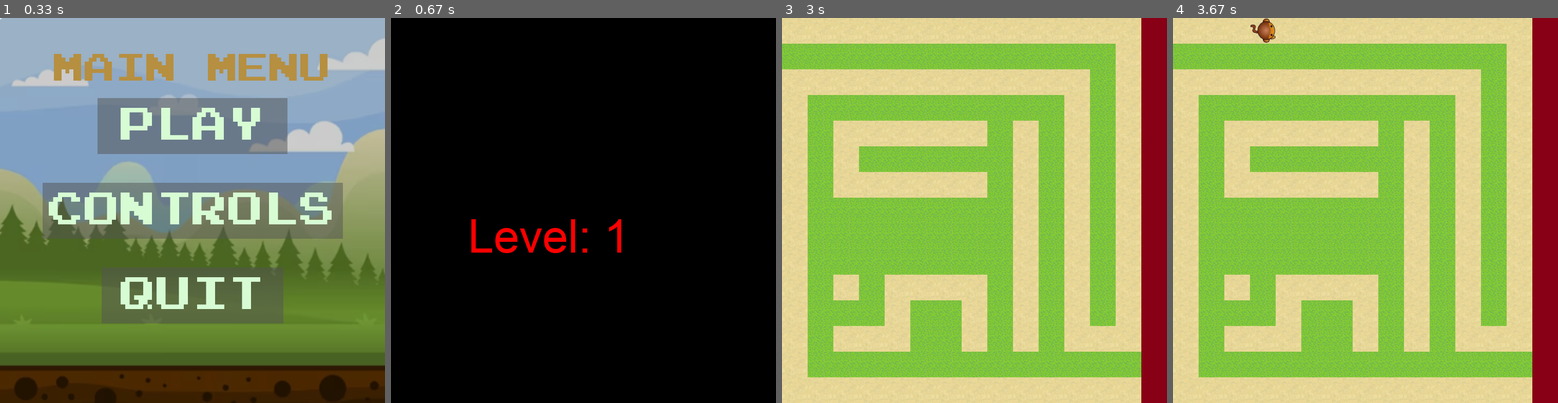
Above: before the commit, frames 1-4 (left to right).
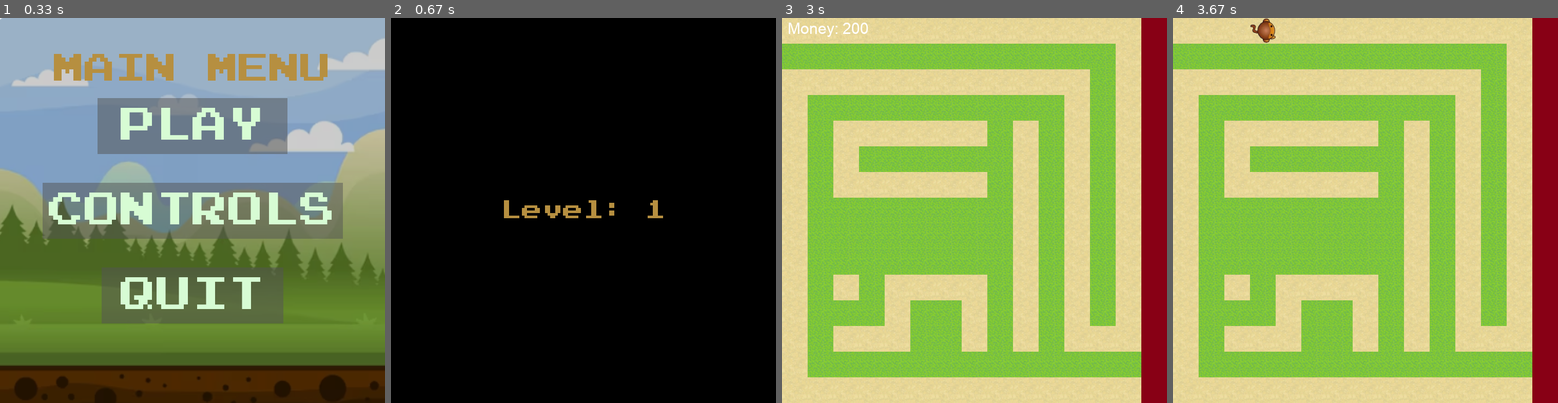
Above: after the commit, the same moments.

Repository: ItzBerkPower/Pygame-Tower-Defense
Game: pygame game, started from main.py
Same seed, same stepped clock (60 frames per second), same inputs: the game is played once before the commit and once after it.
Inputs (mouse positions are in pixels of both pictures, inside the frame that each line leads up to):
- Up to frame 1 (0.33 s): no input
- Up to frame 2 (0.67 s): click "PLAY" at 0.38 s
- Up to frame 3 (3 s): no input
- Up to frame 4 (3.67 s): tap Space at 3.17 s; click (1219, 29) at 3.6 s, where only the run after the commit has a clickable "Money: 200"

Frame 1 is identical in both runs. In frame 2, 1.6% of the frame differs, in the area x 20-71%, y 47-62%; in frame 3, 0.2%; in frame 4, nothing differs.

Commit message:
About done with game, just need to add comments, and possibly add more features

Diff:
--- a/enemy.py
+++ b/enemy.py
@@ -13,6 +13,8 @@
         self.current_position = (0,0)
         self.previous_position = None
         self.visited_set = set()
+
+        self.time_after_spawn = pygame.time.get_ticks()
 
         self.enemy1_image = pygame.image.load('images/enemy/enemy1.png').convert_alpha()
         pygame.transform.scale(self.enemy1_image, (50, 50))
@@ -52,20 +54,8 @@
 
         if grid[y][x] == 1:
             prev_states[(x * self.CELL_SIZE, y * self.CELL_SIZE)] = screen.copy().subsurface((x * self.CELL_SIZE, y * self.CELL_SIZE, self.CELL_SIZE, self.CELL_SIZE))
-            '''
-            #pygame.draw.rect(screen, colour, (x * CELL_SIZE, y * CELL_SIZE, CELL_SIZE, CELL_SIZE))
-            #screen.blit(self.enemy1_image, (x * self.CELL_SIZE, y * self.CELL_SIZE))
-            self.rect = pygame.Rect(x * self.CELL_SIZE, y * self.CELL_SIZE, self.CELL_SIZE, self.CELL_SIZE)
-            rotated_surface = pygame.transform.rotate(self.enemy1_image, self.angle)
-            rotated_rect = rotated_surface.get_rect(center=self.rect.center)
-            screen.blit(rotated_surface, rotated_rect.topleft)
-            pygame.display.flip()
-            pygame.time.delay(200)
-            '''
-
 
         # Define adjacent positions
-        #adjacent_positions = [(x+1, y), (x, y+1), (x-1, y), (x, y-1)]
         adjacent_positions = [(x+self.speed, y), (x, y+self.speed), (x-self.speed, y), (x, y-self.speed), (x+1, y), (x, y+1), (x-1, y), (x, y-1)]
 
         # Explore adjacent cells one by one
@@ -97,6 +87,8 @@
                             except:
                                 continue
                     '''
+
+
                     # Handle turns
                     if (x, y) != (next_pos[0], y) and (x, y) != (x, next_pos[1]):
                         # Check if the next position is reachable
@@ -121,10 +113,12 @@
     def draw(self, screen, grid, prev_states):
         x,y = self.current_position
         if grid[y][x] == 1:
-            #pygame.draw.rect(screen, colour, (x * CELL_SIZE, y * CELL_SIZE, CELL_SIZE, CELL_SIZE))
-            #screen.blit(self.enemy1_image, (x * self.CELL_SIZE, y * self.CELL_SIZE))
+            self.time_after_spawn = pygame.time.get_ticks()
             self.rect = pygame.Rect(x * self.CELL_SIZE, y * self.CELL_SIZE, self.CELL_SIZE, self.CELL_SIZE)
-            rotated_surface = pygame.transform.rotate(self.enemy1_image, self.angle)
+            if self.speed == 1:
+                rotated_surface = pygame.transform.rotate(self.enemy1_image, self.angle)
+            elif self.speed == 2:
+                rotated_surface = pygame.transform.rotate(self.enemy2_image, self.angle)
             rotated_rect = rotated_surface.get_rect(center=self.rect.center)
             screen.blit(rotated_surface, rotated_rect.topleft)
             pygame.display.flip()
--- a/main.py
+++ b/main.py
@@ -32,21 +32,21 @@
 
 
 grid = [
-    [1, 1, 1, 1, 1, 1, 1, 1, 1, 1, 1, 1, 1, 1, 2],
-    [0, 0, 0, 0, 0, 0, 0, 0, 0, 0, 0, 0, 0, 1, 2],
-    [1, 1, 1, 1, 1, 1, 1, 1, 1, 1, 1, 1, 0, 1, 2],
-    [1, 0, 0, 0, 0, 0, 0, 0, 0, 0, 0, 1, 0, 1, 2],
-    [1, 0, 1, 1, 1, 1, 1, 1, 0, 1, 0, 1, 0, 1, 2],
-    [1, 0, 1, 0, 0, 0, 0, 0, 0, 1, 0, 1, 0, 1, 2],
-    [1, 0, 1, 1, 1, 1, 1, 1, 0, 1, 0, 1, 0, 1, 2],
-    [1, 0, 0, 0, 0, 0, 0, 0, 0, 1, 0, 1, 0, 1, 2],
-    [1, 0, 0, 0, 0, 0, 0, 0, 0, 1, 0, 1, 0, 1, 2],
-    [1, 0, 0, 0, 0, 0, 0, 0, 0, 1, 0, 1, 0, 1, 2],
-    [1, 0, 1, 0, 1, 1, 1, 1, 0, 1, 0, 1, 0, 1, 2],
-    [1, 0, 0, 0, 1, 0, 0, 1, 0, 1, 0, 1, 0, 1, 2],
-    [1, 0, 1, 1, 1, 0, 0, 1, 0, 1, 0, 1, 1, 1, 2],
-    [1, 0, 0, 0, 0, 0, 0, 0, 0, 0, 0, 0, 0, 0, 2],
-    [1, 1, 1, 1, 1, 1, 1, 1, 1, 1, 1, 1, 1, 1, 2]
+    [1, 1, 1, 1, 1, 1, 1, 1, 1, 1, 1, 1, 1, 1, 3],
+    [0, 0, 0, 0, 0, 0, 0, 0, 0, 0, 0, 0, 0, 1, 3],
+    [1, 1, 1, 1, 1, 1, 1, 1, 1, 1, 1, 1, 0, 1, 3],
+    [1, 0, 0, 0, 0, 0, 0, 0, 0, 0, 0, 1, 0, 1, 3],
+    [1, 0, 1, 1, 1, 1, 1, 1, 0, 1, 0, 1, 0, 1, 3],
+    [1, 0, 1, 0, 0, 0, 0, 0, 0, 1, 0, 1, 0, 1, 3],
+    [1, 0, 1, 1, 1, 1, 1, 1, 0, 1, 0, 1, 0, 1, 3],
+    [1, 0, 0, 0, 0, 0, 0, 0, 0, 1, 0, 1, 0, 1, 3],
+    [1, 0, 0, 0, 0, 0, 0, 0, 0, 1, 0, 1, 0, 1, 3],
+    [1, 0, 0, 0, 0, 0, 0, 0, 0, 1, 0, 1, 0, 1, 3],
+    [1, 0, 1, 0, 1, 1, 1, 1, 0, 1, 0, 1, 0, 1, 3],
+    [1, 0, 0, 0, 1, 0, 0, 1, 0, 1, 0, 1, 0, 1, 3],
+    [1, 0, 1, 1, 1, 0, 0, 1, 0, 1, 0, 1, 1, 1, 3],
+    [1, 0, 0, 0, 0, 0, 0, 0, 0, 0, 0, 0, 0, 0, 3],
+    [1, 1, 1, 1, 1, 1, 1, 1, 1, 1, 1, 1, 1, 1, 3]
 ]
 
 screen = pygame.display.set_mode([SCREEN_WIDTH, SCREEN_HEIGHT])
@@ -119,18 +119,19 @@
                         grid_x = x // CELL_SIZE
                         grid_y = y // CELL_SIZE
 
-                        if side_menu_open and x > 430 and x < 615:
-                            if y > 125 and y < 180 and money >= 100:
+                        if side_menu_open and x in range(430,615):
+                            if y in range(125, 180) and money >= 100:
                                 picked_tower = "turret1"
                                 money -= 100
 
-                            elif y > 275 and y < 330 and money >= 200:
+                            elif y in range(275, 330) and money >= 200:
                                 picked_tower = "turret2"
                                 money -= 200
 
-                            elif y > 430 and y < 480 and money >= 400:
+                            elif y in range(430, 480) and money >= 400:
                                 picked_tower = "turret3"
                                 money -= 400
+
 
                         if side_menu_open == False and picked_tower != None:
                             if grid[grid_y][grid_x] == 0:
@@ -139,11 +140,37 @@
                                     all_towers.append(tower)
                                     picked_tower = None
 
+                                    #grid[grid_y][grid_x] = 2
+
+
+
                                 else:
                                     tower = Tower((grid_x, grid_y), CELL_SIZE, picked_tower, 1)
                                     temp_towers.append(tower)
                                     picked_tower = None
 
+                                    #grid[grid_y][grid_x] = 2
+
+                            # STUB: Upgrading towers
+                            '''
+                            elif grid[grid_y][grid_x] == 2:
+                                if level_start:
+                                    for tower in all_towers:
+                                        if tower.position[0] == grid_x and tower.position[1] == grid_y:
+                                            if tower.can_upgrade(money):
+                                                print('boo')
+                                                money = tower.upgrade_tower(money)
+
+                                else:
+                                    for tower in temp_towers:
+                                        if tower.position[0] == grid_x and tower.position[1] == grid_y:
+                                            if tower.can_upgrade(money):
+                                                print('boo')
+                                                money = tower.upgrade_tower(money)
+
+                            '''
+
+
 
             elif event.type == pygame.KEYDOWN:
                 if event.key == pygame.K_SPACE:
@@ -161,9 +188,8 @@
             if not game_start:
                 screen.fill((0,0,0))
 
-                level_text = level_font.render(f"Level: {level}", True, (255,0,0))
-
-                screen.blit(level_text, (150,375))
+                level_text(screen, level)
+
                 pygame.display.flip()
                 pygame.time.delay(2000)
 
@@ -210,7 +236,7 @@
 
 
 
-                    enemy_spawn_interval = (level * 1000) * 0.75
+                    enemy_spawn_interval = (level * 500) * 1.25
 
                     if level == 1:
                         enemy_spawn_interval = 1000
@@ -227,7 +253,7 @@
                             all_enemies.append(enemy)
                             level_enemies_count[0] += 1
 
-                        elif enemy_chooser == 2 and level_enemies[1] < level_enemies[1]:
+                        elif enemy_chooser == 2 and level_enemies_count[1] < level_enemies[1]:
                             enemy = Enemy(2, CELL_SIZE)
                             all_enemies.append(enemy)
                             level_enemies_count[1] += 1
@@ -243,19 +269,20 @@
 
                             tower.draw(screen)
 
-
-                            if tower.can_shoot():
-                                if len(all_enemies) > 0:
+                            if len(all_enemies) > 0:
+                                if tower.can_shoot(all_enemies[0].time_after_spawn):
+                                    tower.shoot()
+                                    money += 2
+
                                     all_enemies[0].be_shot(all_enemies)
-                                    money += 2
-                                    tower.shoot()
                                     shooting_clock.tick(60)
                                     total_shooting_time += shooting_clock.get_time()
 
                                     if total_shooting_time > 2000:
                                         tower.revert_image()
                                         total_shooting_time = 0
-                                        print("e")
+
+
 
 
 
@@ -290,6 +317,7 @@
 
                             else:
                                 enemy.previous_position = enemy.current_position
+
 
 
 
@@ -336,6 +364,11 @@
                     main_menu_open = True
                     game_over(screen, main_menu_bg, level)
 
+
+                money_text = font.render(f"Money: {money}", True, (255,255,255))
+                money_rect = money_text.get_rect(center = (90,20))
+                screen.blit(money_text, money_rect)
+
         # Clear the screen
         pygame.display.flip()
         clock.tick(60)
--- a/menu.py
+++ b/menu.py
@@ -1,16 +1,21 @@
 import pygame, sys
 
+# Button class
 class Button():
 	def __init__(self, image, pos, text_input, font, base_color, hovering_color):
 		self.image = image
-		self.x_pos = pos[0]
-		self.y_pos = pos[1]
+		self.x_pos, self.y_pos = pos
+
 		self.font = font
 		self.base_color, self.hovering_color = base_color, hovering_color
+
 		self.text_input = text_input
+
 		self.text = self.font.render(self.text_input, True, self.base_color)
+
 		if self.image is None:
 			self.image = self.text
+
 		self.rect = self.image.get_rect(center=(self.x_pos, self.y_pos))
 		self.text_rect = self.text.get_rect(center=(self.x_pos, self.y_pos))
 
@@ -19,10 +24,6 @@
 			screen.blit(self.image, self.rect)
 		screen.blit(self.text, self.text_rect)
 
-	def checkForInput(self, position):
-		if position[0] in range(self.rect.left, self.rect.right) and position[1] in range(self.rect.top, self.rect.bottom):
-			return True
-		return False
 
 	def changeColor(self, position):
 		if self.checkForInput(position):
@@ -31,13 +32,23 @@
 			self.text = self.font.render(self.text_input, True, self.base_color)
 
 
+	def checkForInput(self, position):
+		if position[0] in range(self.rect.left, self.rect.right) and position[1] in range(self.rect.top, self.rect.bottom):
+			return True
+		return False
+
+
+
 pygame.init()
 
 
 pygame.display.set_caption("Menu")
 
+
 def get_font(size): # Returns Press-Start-2P in the desired size
-    return pygame.font.Font("assets/font.ttf", size)
+    return pygame.font.Font("fonts/blocky_font.ttf", size)
+
+
 
 def controls(screen, background):
     controls = True
@@ -93,13 +104,13 @@
         MENU_TEXT = get_font(60).render("MAIN MENU", True, "#b68f40")
         MENU_RECT = MENU_TEXT.get_rect(center = (375, 100))
 
-        PLAY_BUTTON = Button(image=pygame.image.load("assets/Play Rect.png"), pos = (375, 210),
+        PLAY_BUTTON = Button(image=pygame.image.load("fonts/font_backgrounds/Play Rect.png"), pos = (375, 210),
                             text_input="PLAY", font = get_font(70), base_color = "#d7fcd4", hovering_color = "White")
 
-        CONTROLS_BUTTON = Button(image=pygame.image.load("assets/Controls Rect.png"), pos = (375, 375),
+        CONTROLS_BUTTON = Button(image=pygame.image.load("fonts/font_backgrounds/Controls Rect.png"), pos = (375, 375),
                             text_input="CONTROLS", font = get_font(70), base_color = "#d7fcd4", hovering_color = "White")
 
-        QUIT_BUTTON = Button(image=pygame.image.load("assets/Quit Rect.png"), pos = (375, 540),
+        QUIT_BUTTON = Button(image=pygame.image.load("fonts/font_backgrounds/Quit Rect.png"), pos = (375, 540),
                             text_input="QUIT", font = get_font(70), base_color = "#d7fcd4", hovering_color = "White")
 
         screen.blit(MENU_TEXT, MENU_RECT)
@@ -163,3 +174,11 @@
         '''
 
         pygame.display.update()
+
+
+
+
+def level_text(screen, level):
+    LEVEL_TEXT = get_font(40).render(f"Level: {level}", True, "#b68f40")
+    LEVEL_RECT = LEVEL_TEXT.get_rect(center = (375, 375))
+    screen.blit(LEVEL_TEXT, LEVEL_RECT)
--- a/tower.py
+++ b/tower.py
@@ -21,10 +21,9 @@
 
         self.shooting_image = None
 
+        self.firing_rate = self.get_firing_rate()
+        self.last_shot_time = pygame.time.get_ticks()
 
-        # Firing rate in milliseconds (e.g., 1000 milliseconds = 1 second)
-        self.firing_rate = 1500
-        self.last_shot_time = pygame.time.get_ticks()
 
     def load_images(self):
         image_paths = {
@@ -44,6 +43,16 @@
                                                  self.position[1] * self.CELL_SIZE + self.CELL_SIZE / 2))
 
 
+    def get_firing_rate(self):
+        if self.turret_type == "turret1":
+            return 2000
+
+        elif self.turret_type == "turret2":
+            return 1750
+
+        elif self.turret_type == "turret3":
+            return 1500
+
 
 
     def update_angle(self, target_position):
@@ -57,17 +66,16 @@
         self.angle = self.angle
 
 
-
     def draw(self, screen):
         rotated_surface = pygame.transform.rotate(self.image, self.angle)
         rotated_rect = rotated_surface.get_rect(center=self.rect.center)
         screen.blit(rotated_surface, rotated_rect.topleft)
 
 
-    def can_shoot(self):
+    def can_shoot(self, time_after_enemy_spawn):
         current_time = pygame.time.get_ticks()
         elapsed_time = current_time - self.last_shot_time
-        return elapsed_time >= self.firing_rate
+        return (elapsed_time >= self.firing_rate) and time_after_enemy_spawn > 1000
 
     def shoot(self):
         # Perform shooting action here
@@ -78,6 +86,34 @@
     def revert_image(self):
         self.image = pygame.image.load(self.image_path)
 
+    def can_upgrade(self, money):
+        upgrade_prices = {
+            'turret1': [0, 100, 125, 150],
+            'turret2': [0, 200, 250, 300],
+            'turret3': [0, 400, 500]
+        }
+
+        if money >= upgrade_prices[self.turret_type][self.upgrade_level]:
+            return True
+
+        else:
+            return False
+
+
+    def upgrade_tower(self, money):
+
+        upgrade_prices = {
+            'turret1': [0, 100, 125, 150],
+            'turret2': [0, 200, 250, 300],
+            'turret3': [0, 400, 500]
+        }
+
+        self.firing_rate -= 100
+        self.upgrade_level += 1
+
+        money -= upgrade_prices[self.turret_type][self.upgrade_level - 1]
+
+        return money
 
 
 
Renamed: assets/font.ttf -> fonts/blocky_font.ttf
Renamed: assets/Controls Rect.png -> fonts/font_backgrounds/Controls Rect.png
Renamed: assets/Play Rect.png -> fonts/font_backgrounds/Play Rect.png
Renamed: assets/Quit Rect.png -> fonts/font_backgrounds/Quit Rect.png
